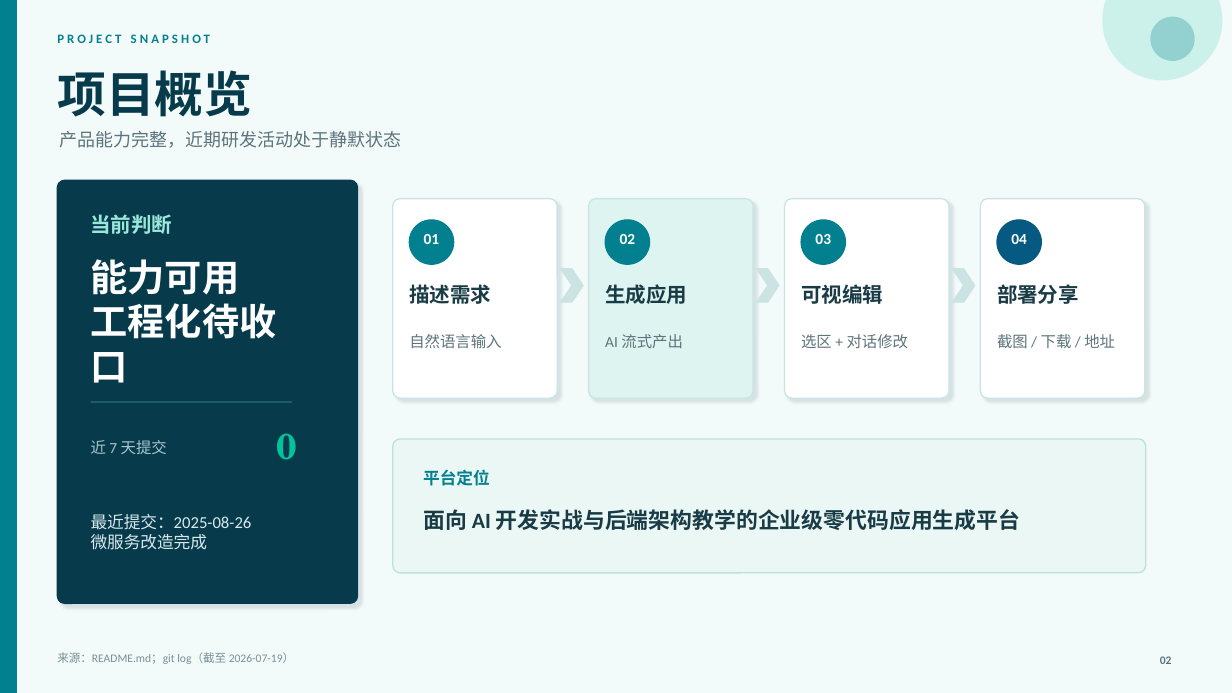
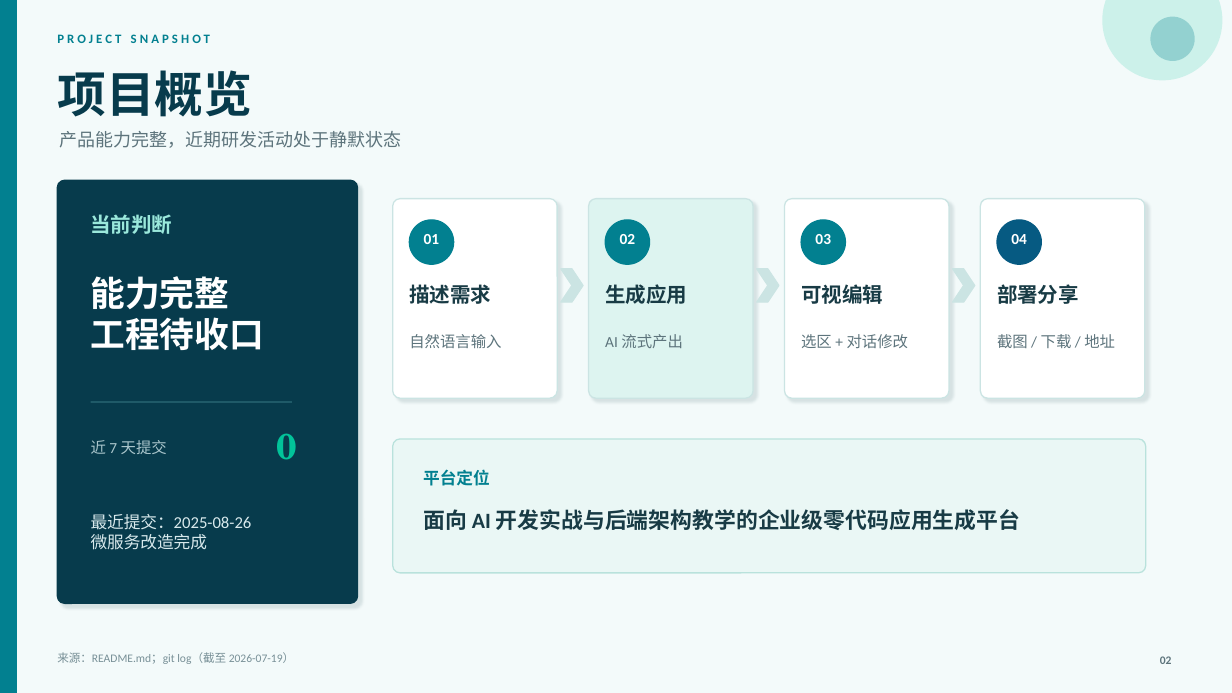
Before and after one commit to liyupi/yu-ai-code-mother, a slide deck: slide 2 of docs/reports/project-status-2026-07-19.pptx. Drawn at 1232x693 pixels with LibreOffice and Linux fonts; fonts in the diff are those of the drawing. Boxes give left, top, right and bottom in pixels: in the first picture for what was removed or moved away, otherwise in the second. Text is boxed around its words. In the diff, an @@ line names an element or a change of style, - is before the commit and + after.

```diff
--- a/docs/reports/project-status-2026-07-19.pptx
+++ b/docs/reports/project-status-2026-07-19.pptx
@@ text at (91,276,264,350): text changed; size 29 to 27 pt @@
-能力可用
-工程化待收口
+能力完整
+工程待收口
```
Also in this commit, not shown: 6 other slides changed.
